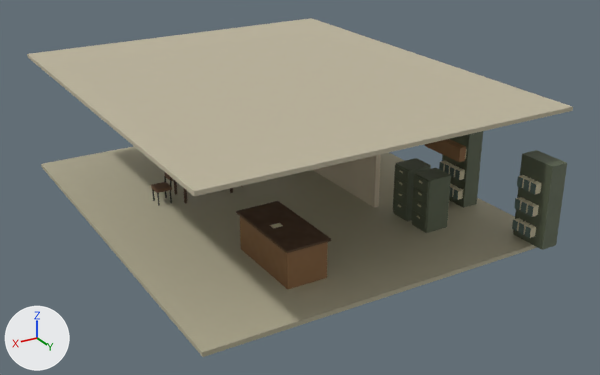
The FBX model unreal/Signal47/Tools/townbuildings/exports/SM_Town_Sheriff_Interior_LOD2.fbx, before and after one commit.
Camera for both pictures: a 50 mm lens placed at (5.37, 18.76, 9.48), pointed at (-5.34, 0.91, 0.55). Lighting does not change. The marker at lower left points along +X, +Y and +Z. The first picture is the older version.

Objects in the first picture: 'SM_Town_Sheriff_Interior_LOD2'.
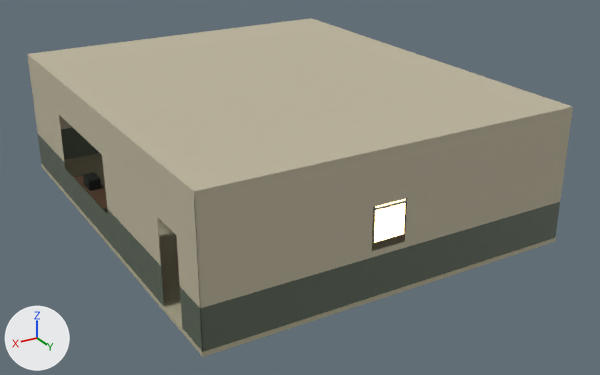
Edits to the bpy script that builds the scene:
```text
Add mat_m_town_creamenamel:
    mat_m_town_creamenamel = bpy.data.materials.new('M_Town_CreamEnamel')
    mat_m_town_creamenamel.use_nodes = True; mat_m_town_creamenamel.node_tree.nodes.clear()
    _N = mat_m_town_creamenamel.node_tree.nodes; _L = mat_m_town_creamenamel.node_tree.links
    n0 = _N.new('ShaderNodeBsdfPrincipled'); n0.name = 'Principled BSDF'
    n0.inputs[0].default_value = (0.624, 0.61, 0.462, 1.0)  # 'Base Color', pale yellow #cfcdb5
    n0.inputs[1].default_value = 0.22  # 'Metallic'
    n1 = _N.new('ShaderNodeOutputMaterial'); n1.name = 'Material Output'
    n2 = _N.new('ShaderNodeTexImage'); n2.name = 'Image Texture'
    n2.image = img_metalpaint_roughness_png
    _L.new(n2.outputs[0], n0.inputs[2])  # 'Color' to 'Roughness'
    _L.new(n0.outputs[0], n1.inputs[0])  # 'BSDF' to 'Surface'
Add mat_m_town_sheriffwainscot:
    mat_m_town_sheriffwainscot = bpy.data.materials.new('M_Town_SheriffWainscot')
    mat_m_town_sheriffwainscot.use_nodes = True; mat_m_town_sheriffwainscot.node_tree.nodes.clear()
    _N = mat_m_town_sheriffwainscot.node_tree.nodes; _L = mat_m_town_sheriffwainscot.node_tree.links
    n0 = _N.new('ShaderNodeBsdfPrincipled'); n0.name = 'Principled BSDF'
    n0.inputs[0].default_value = (0.1, 0.125, 0.088, 1.0)  # 'Base Color', dark grey #596354
    n1 = _N.new('ShaderNodeOutputMaterial'); n1.name = 'Material Output'
    n2 = _N.new('ShaderNodeTexImage'); n2.name = 'Image Texture'
    n2.image = img_metalpaint_roughness_png
    _L.new(n2.outputs[0], n0.inputs[2])  # 'Color' to 'Roughness'
    _L.new(n0.outputs[0], n1.inputs[0])  # 'BSDF' to 'Surface'
Change me_sm_town_sheriff_interior_lod2:
    remove me_sm_town_sheriff_interior_lod2.from_pydata(...)  # 1488 vertices, 2420 faces; spans x -9.9..-0.1, y -5.9..6.2, z -0.11..3.46
    add me_sm_town_sheriff_interior_lod2.from_pydata(...)  # 1192 vertices, 2020 faces; spans x -9.9..-0.1, y -5.91..5.91, z -0.11..3.46
    me_sm_town_sheriff_interior_lod2 part 1: the loose piece of 8 vertices spanning x -9.59..-9.11, y 5.2..6.2, z 0.0..2.2 is moved by (0.0, -0.4, 0.0)
    me_sm_town_sheriff_interior_lod2 part 2: a new loose piece, a box spanning x -0.66..-0.18, y -2.53..-0.07, z 0.72..0.75, in mat_m_town_darkwood
    me_sm_town_sheriff_interior_lod2 part 3: the loose piece of 24 vertices spanning x -3.52..-3.09, y -1.49..-1.12, z 0.79..0.95 is copied, and the copy is scaled about its middle by (0.741, 1.38, 1.75), then moved by (2.9, -0.3, 0.02), in mat_m_town_darkmetal (black #262c27); it spans x -0.56..-0.24, y -1.85..-1.35, z 0.75..1.03
    me_sm_town_sheriff_interior_lod2 part 4: a new loose piece, a box spanning x -5.0..-4.2, y 5.892..5.898, z 1.35..2.2, in mat_m_town_sheriffshadeglow (beige #ddbf90, glowing beige #ffd195)
    me_sm_town_sheriff_interior_lod2 part 5: a new loose piece, a box spanning x -5.05..-4.15, y 5.855..5.905, z 2.115..2.165, in mat_m_town_metal (grey #a7aea8)
    me_sm_town_sheriff_interior_lod2 part 6: 65 loose pieces with 588 vertices, spanning x -9.17..-3.56, y -2.96..5.92, z 0.25..2.07, are deleted
    me_sm_town_sheriff_interior_lod2 part 7: 104 vertices added at x -9.89..-0.11, y -5.89..5.89, z 0.0..3.36
    other edits to the shape of me_sm_town_sheriff_interior_lod2 do not show in these pictures
    add me_sm_town_sheriff_interior_lod2.materials.append(mat_m_town_creamenamel)
    add me_sm_town_sheriff_interior_lod2.materials.append(mat_m_town_washerglass)  # dark cyan #2d3f3d
    add me_sm_town_sheriff_interior_lod2.materials.append(mat_m_town_sheriffwainscot)
    add me_sm_town_sheriff_interior_lod2.materials.append(mat_m_town_sheriffshadeglow)  # beige #ddbf90, glowing beige #ffd195
```

What differs and where, as boxes (x1, y1, x2, y2) in the pictures (600 x 375 px; the box of a moved part takes in the faces that stretch with it):
part 1 of me_sm_town_sheriff_interior_lod2, moved or reshaped (not visible afterwards): before (513, 150, 567, 250)
part 2 of me_sm_town_sheriff_interior_lod2, added: after (74, 175, 107, 210)
part 3 of me_sm_town_sheriff_interior_lod2, added: after (83, 173, 101, 191)
part 4 of me_sm_town_sheriff_interior_lod2, added: after (374, 199, 406, 243)
part 5 of me_sm_town_sheriff_interior_lod2, added: after (373, 199, 408, 211)
part 6 of me_sm_town_sheriff_interior_lod2, deleted: before (398, 149, 542, 238)
part 7 of me_sm_town_sheriff_interior_lod2, added: after (28, 58, 572, 352)
